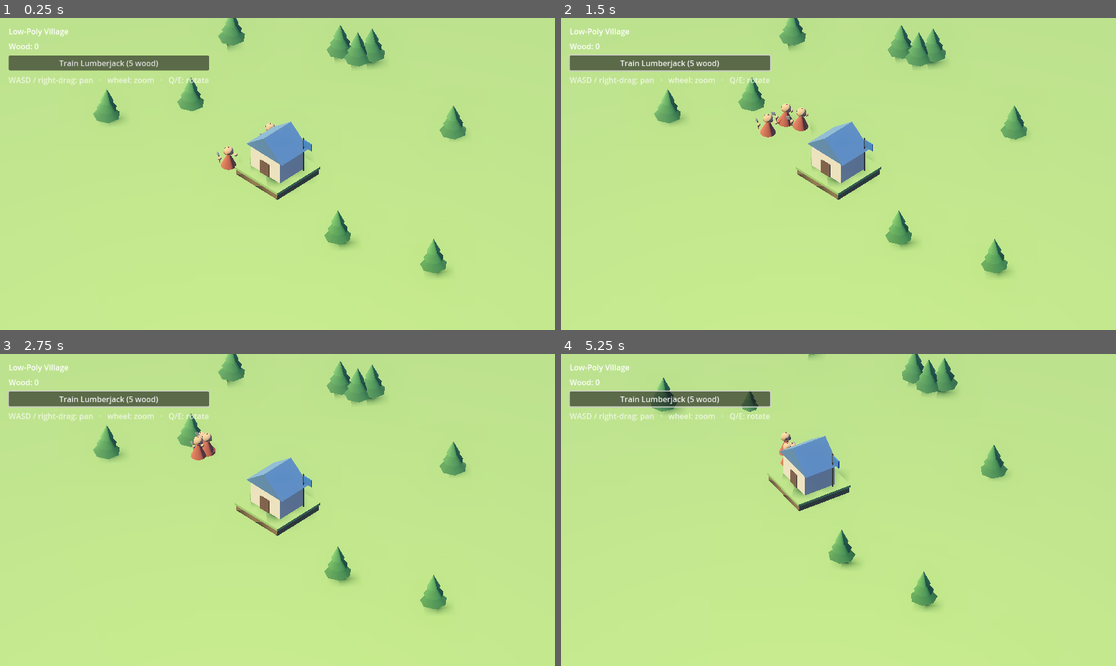
Above: before the commit, frames 1-4 (two rows, left to right).
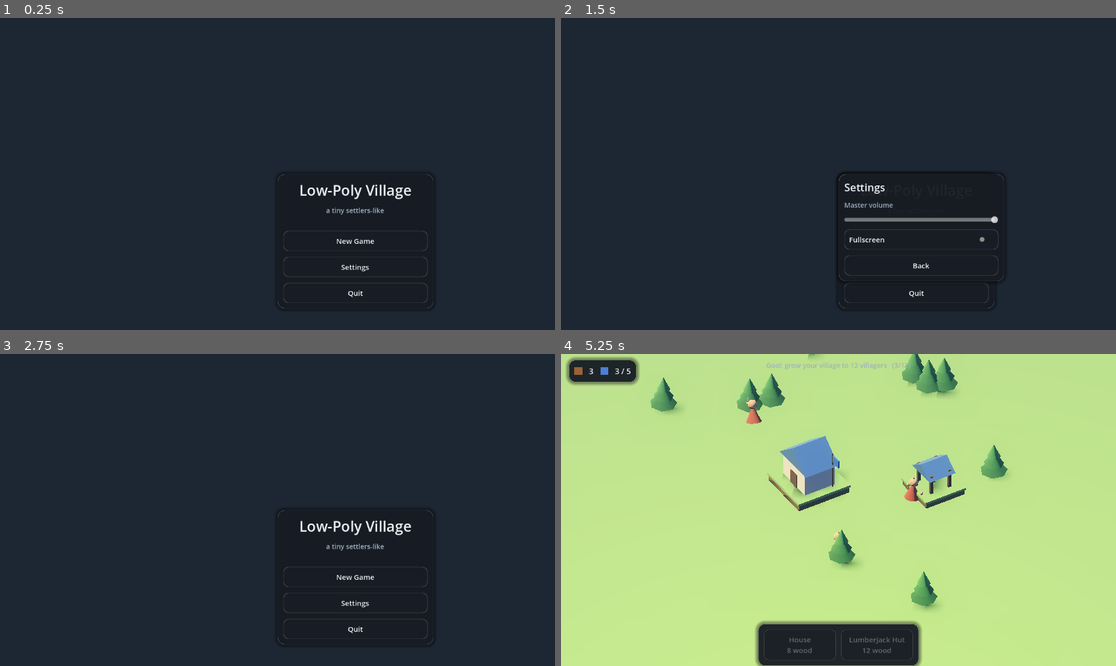
Above: after the commit, the same moments.

Repository: juliankrispel/0xmarkmaking
Game: Godot game, scene res://Title.tscn
Same seed, same stepped clock (60 frames per second), same inputs: the game is played once before the commit and once after it. Before the commit the project starts from res://Main.tscn.
Inputs (mouse positions are in pixels of both pictures, inside the frame that each line leads up to):
- Up to frame 1 (0.25 s): no input
- Up to frame 2 (1.5 s): click (672, 61) at 0.5 s, where only the run before the commit has a clickable "Train Lumberjack (5 wood)"; click (916, 267) at 1.25 s, where only the run after the commit has a clickable "Settings"
- Up to frame 3 (2.75 s): click (360, 600) at 2 s, where only the run after the commit has a clickable "Back"
- Up to frame 4 (5.25 s): click (916, 575) at 2.75 s, where only the run after the commit has a clickable "New Game"; click (799, 644) at 3.5 s, where only the run after the commit has a clickable "House 8 wood"; click (877, 644) at 4.25 s, where only the run after the commit has a clickable "Lumberjack Hut 12 wood"; move the mouse to (960, 494) at 5.02 s; hold D from 5.03 s (still down); hold Q from 5.03 s (still down); click (960, 494) at 5.17 s

The runs differ from the first frame. In frame 1, 100% of the frame differs, in the area x 0-100%, y 0-100%; in frame 2, 100%; in frame 3, 100%; in frame 4, 9.2%.

Commit message:
Add progression loop + themed menus (Title, HUD, build menu, pause)
Make the loop complete with a goal + build sink: Houses add housing, housing
lets you place Lumberjack Huts (each brings a worker), workers gather wood to
the Town Hall, and you spend wood to grow toward a target population. Adds
click-to-place building with a snap/ghost preview and validity checks.

UI: a shared palette-matched Theme (rounded slate panels, blue/green accents)
applied across a Title screen (New Game/Settings/Quit), an in-game HUD
(resource pills + goal + build-card bar), and a Pause overlay with Settings
(volume, fullscreen). GameState now tracks wood/population/housing/goal.

Untested in-sandbox (no Godot here); open game/ in Godot 4.x to run.

https://claude.ai/code/session_01FvgViXmj4tVT6TYXYLJtEX

Diff:
--- /dev/null
+++ b/game/Title.tscn
@@ -0,0 +1,8 @@
+[gd_scene load_steps=2 format=3 uid="uid://cv1lpv0title0"]
+
+[ext_resource type="Script" path="res://scripts/title.gd" id="1_title"]
+
+[node name="Title" type="Control"]
+layout_mode = 3
+anchors_preset = 15
+script = ExtResource("1_title")
--- a/game/project.godot
+++ b/game/project.godot
@@ -6,7 +6,7 @@
 [application]
 
 config/name="Low-Poly Village"
-run/main_scene="res://Main.tscn"
+run/main_scene="res://Title.tscn"
 config/features=PackedStringArray("4.3", "Forward Plus")
 
 [autoload]
--- /dev/null
+++ b/game/scripts/building.gd
@@ -0,0 +1,73 @@
+class_name Building
+extends RefCounted
+## Placeable building defs (cost in wood) + their low-poly visuals.
+
+const TYPES := {
+	"House": {
+		"cost": 8, "housing": 4, "worker": false, "footprint": 3.0,
+		"desc": "+4 housing",
+	},
+	"Lumberjack Hut": {
+		"cost": 12, "housing": 0, "worker": true, "needs_housing": 1, "footprint": 3.0,
+		"desc": "+1 lumberjack (needs housing)",
+	},
+}
+
+static func order() -> Array:
+	return ["House", "Lumberjack Hut"]
+
+static func make(type: String) -> Node3D:
+	match type:
+		"House":
+			return _house()
+		"Lumberjack Hut":
+			return _hut()
+	return Node3D.new()
+
+static func _plot(g: Node3D) -> void:
+	var base := BuildLib.box(2.6, 0.35, 2.6, Color("70512f"))
+	base.position.y = 0.175
+	g.add_child(base)
+	var grass := BuildLib.box(2.7, 0.14, 2.7, Color("83b056"))
+	grass.position.y = 0.4
+	g.add_child(grass)
+
+static func _house() -> Node3D:
+	var g := Node3D.new()
+	_plot(g)
+	var walls := BuildLib.box(1.7, 1.1, 1.4, Color("e7dabc"))
+	walls.position.y = 1.02
+	g.add_child(walls)
+	var roof := MeshInstance3D.new()
+	var pr := PrismMesh.new()
+	pr.size = Vector3(2.0, 0.9, 1.6)
+	pr.material = BuildLib.mat(Color("46699a"))
+	roof.mesh = pr
+	roof.position.y = 2.02
+	g.add_child(roof)
+	var door := BuildLib.box(0.5, 0.7, 0.1, Color("5e3a22"))
+	door.position = Vector3(0, 0.82, 0.71)
+	g.add_child(door)
+	return g
+
+static func _hut() -> Node3D:
+	var g := Node3D.new()
+	_plot(g)
+	for sx in [-1, 1]:
+		for sz in [-1, 1]:
+			var post := BuildLib.box(0.18, 1.3, 0.18, Color("5e3a22"))
+			post.position = Vector3(sx * 0.7, 1.05, sz * 0.6)
+			g.add_child(post)
+	var roof := MeshInstance3D.new()
+	var pr := PrismMesh.new()
+	pr.size = Vector3(1.95, 0.7, 1.75)
+	pr.material = BuildLib.mat(Color("46699a"))
+	roof.mesh = pr
+	roof.position.y = 1.85
+	g.add_child(roof)
+	for i in 2:
+		var logm := BuildLib.cyl(0.12, 0.12, 1.0, 8, Color("9a6336"))
+		logm.rotation.z = PI / 2.0
+		logm.position = Vector3(-0.5, 0.62 + i * 0.26, 0.0)
+		g.add_child(logm)
+	return g
--- a/game/scripts/game_state.gd
+++ b/game/scripts/game_state.gd
@@ -1,24 +1,45 @@
 extends Node
-## Single source of truth for the economy. Registered as the "GameState" autoload.
+## Single source of truth for the economy + progression. Autoload "GameState".
 
-signal resources_changed(resources: Dictionary)
+signal state_changed
+signal goal_reached
 
-var resources := {"wood": 0, "stone": 0}
+var wood := 15
+var population := 0     # active workers
+var housing := 5        # capacity (Town Hall base + Houses)
+var goal := 12          # target population to "win"
+var won := false
 
-func add(kind: String, amount: int) -> void:
-	resources[kind] = int(resources.get(kind, 0)) + amount
-	resources_changed.emit(resources)
+func add_wood(n: int) -> void:
+	wood += n
+	state_changed.emit()
 
-func can_afford(cost: Dictionary) -> bool:
-	for k in cost:
-		if int(resources.get(k, 0)) < int(cost[k]):
-			return false
+func can_afford(cost: int) -> bool:
+	return wood >= cost
+
+func spend(cost: int) -> bool:
+	if wood < cost:
+		return false
+	wood -= cost
+	state_changed.emit()
 	return true
 
-func spend(cost: Dictionary) -> bool:
-	if not can_afford(cost):
-		return false
-	for k in cost:
-		resources[k] = int(resources[k]) - int(cost[k])
-	resources_changed.emit(resources)
-	return true
+func add_housing(n: int) -> void:
+	housing += n
+	state_changed.emit()
+
+func add_population(n: int) -> void:
+	population += n
+	state_changed.emit()
+	if not won and population >= goal:
+		won = true
+		goal_reached.emit()
+
+func free_housing() -> int:
+	return housing - population
+
+func reset() -> void:
+	wood = 15
+	population = 0
+	housing = 5
+	won = false
--- a/game/scripts/main.gd
+++ b/game/scripts/main.gd
@@ -1,29 +1,50 @@
 extends Node3D
-## Builds the world in code: stylized environment, isometric camera, ground,
-## a starting Town Hall (the hub), trees, and the first workers. Wires the UI.
-
-const TRAIN_COST := {"wood": 5}
+## Gameplay scene (built in code): stylized world, isometric camera, HUD,
+## build menu with click-to-place, pause, and the grow-your-village goal loop.
 
 var cam_rig: Node3D
 var cam: Camera3D
 var units_root: Node3D
+var buildings_root: Node3D
 var home: Node3D
+
+# UI
+var hud_root: Control
 var wood_label: Label
+var pop_label: Label
+var goal_label: Label
+var banner: Label
+var _cards: Array = []
+
+# placement
+var _placing := ""
+var _ghost: MeshInstance3D
+var _ghost_mat: StandardMaterial3D
 
 func _ready() -> void:
 	randomize()
+	GameState.reset()
 	_setup_environment()
 	_setup_lights()
 	_setup_camera()
 	_setup_ground()
 	_setup_home()
-	_scatter_trees(9)
+	_scatter_trees(10)
 	units_root = Node3D.new()
 	units_root.name = "Units"
 	add_child(units_root)
-	for i in 3:
-		_spawn_worker()
-	_setup_ui()
+	buildings_root = Node3D.new()
+	buildings_root.name = "Buildings"
+	add_child(buildings_root)
+	for i in 2:
+		_spawn_worker(home.global_position + Vector3(randf_range(-2.6, 2.6), 0, randf_range(-2.6, 2.6)))
+	_setup_hud()
+	_setup_pause()
+	GameState.state_changed.connect(_refresh_hud)
+	GameState.goal_reached.connect(_on_goal)
+	_refresh_hud()
+
+# ---------- world ----------
 
 func _setup_environment() -> void:
 	var we := WorldEnvironment.new()
@@ -102,9 +123,9 @@
 	var pole := BuildLib.cyl(0.04, 0.04, 2.4, 6, Color("4a3320"))
 	pole.position = Vector3(1.3, 1.74, -0.8)
 	home.add_child(pole)
-	var banner := BuildLib.box(0.7, 0.5, 0.05, Color("2f63b8"))
-	banner.position = Vector3(1.65, 2.6, -0.8)
-	home.add_child(banner)
+	var banner_mesh := BuildLib.box(0.7, 0.5, 0.05, Color("2f63b8"))
+	banner_mesh.position = Vector3(1.65, 2.6, -0.8)
+	home.add_child(banner_mesh)
 
 func _scatter_trees(n: int) -> void:
 	var root := Node3D.new()
@@ -121,46 +142,174 @@
 		root.add_child(tree)
 		placed += 1
 
-func _spawn_worker() -> void:
+func _spawn_worker(pos: Vector3) -> void:
 	var w := Worker.new()
 	w.home = home
-	var ang := randf() * TAU
-	w.position = home.global_position + Vector3(cos(ang) * 2.6, 0, sin(ang) * 2.6)
+	w.position = pos
 	units_root.add_child(w)
-
-func _setup_ui() -> void:
+	GameState.add_population(1)
+
+# ---------- HUD ----------
+
+func _setup_hud() -> void:
 	var layer := CanvasLayer.new()
 	add_child(layer)
-	var panel := VBoxContainer.new()
-	panel.position = Vector2(18, 16)
-	panel.add_theme_constant_override("separation", 8)
-	layer.add_child(panel)
-	var title := Label.new()
-	title.text = "Low-Poly Village"
-	panel.add_child(title)
-	wood_label = Label.new()
-	panel.add_child(wood_label)
-	var btn := Button.new()
-	btn.text = "Train Lumberjack (5 wood)"
-	btn.pressed.connect(_on_train_pressed)
-	panel.add_child(btn)
-	var hint := Label.new()
-	hint.modulate = Color(1, 1, 1, 0.7)
-	hint.text = "WASD / right-drag: pan   ·   wheel: zoom   ·   Q/E: rotate"
-	panel.add_child(hint)
-	GameState.resources_changed.connect(_on_resources_changed)
-	_refresh_wood()
-
-func _on_train_pressed() -> void:
-	if GameState.spend(TRAIN_COST):
-		_spawn_worker()
-
-func _on_resources_changed(_r: Dictionary) -> void:
-	_refresh_wood()
-
-func _refresh_wood() -> void:
+	hud_root = Control.new()
+	hud_root.set_anchors_and_offsets_preset(Control.PRESET_FULL_RECT)
+	hud_root.mouse_filter = Control.MOUSE_FILTER_IGNORE
+	hud_root.theme = UI.make_theme()
+	layer.add_child(hud_root)
+
+	# top-left resource bar
+	var top := PanelContainer.new()
+	top.set_anchors_and_offsets_preset(Control.PRESET_TOP_LEFT)
+	top.position = Vector2(16, 12)
+	hud_root.add_child(top)
+	var hb := HBoxContainer.new()
+	hb.add_theme_constant_override("separation", 14)
+	top.add_child(hb)
+	hb.add_child(UI.icon(UI.WOOD))
+	wood_label = UI.label("0")
+	hb.add_child(wood_label)
+	hb.add_child(UI.icon(UI.POP))
+	pop_label = UI.label("0 / 0")
+	hb.add_child(pop_label)
+
+	# goal text, top-center
+	goal_label = UI.label("", 14, UI.MUTED)
+	goal_label.set_anchors_and_offsets_preset(Control.PRESET_TOP_WIDE)
+	goal_label.offset_top = 14
+	goal_label.offset_bottom = 40
+	goal_label.horizontal_alignment = HORIZONTAL_ALIGNMENT_CENTER
+	goal_label.mouse_filter = Control.MOUSE_FILTER_IGNORE
+	hud_root.add_child(goal_label)
+
+	# bottom-center build bar
+	var holder := HBoxContainer.new()
+	holder.set_anchors_and_offsets_preset(Control.PRESET_BOTTOM_WIDE)
+	holder.offset_top = -88
+	holder.offset_bottom = -16
+	holder.alignment = BoxContainer.ALIGNMENT_CENTER
+	holder.mouse_filter = Control.MOUSE_FILTER_IGNORE
+	hud_root.add_child(holder)
+	var build := PanelContainer.new()
+	holder.add_child(build)
+	var bb := HBoxContainer.new()
+	bb.add_theme_constant_override("separation", 10)
+	build.add_child(bb)
+	for type in Building.order():
+		var cfg: Dictionary = Building.TYPES[type]
+		var card := UI.button("%s\n%d wood" % [type, int(cfg.cost)])
+		card.custom_minimum_size = Vector2(150, 50)
+		card.tooltip_text = String(cfg.desc)
+		card.pressed.connect(_start_placing.bind(type))
+		bb.add_child(card)
+		_cards.append({"type": type, "button": card})
+
+	# win banner
+	banner = UI.label("", 26, UI.ACCENT2)
+	banner.set_anchors_and_offsets_preset(Control.PRESET_FULL_RECT)
+	banner.horizontal_alignment = HORIZONTAL_ALIGNMENT_CENTER
+	banner.vertical_alignment = VERTICAL_ALIGNMENT_CENTER
+	banner.mouse_filter = Control.MOUSE_FILTER_IGNORE
+	banner.visible = false
+	hud_root.add_child(banner)
+
+func _setup_pause() -> void:
+	var pl := CanvasLayer.new()
+	pl.set_script(load("res://scripts/pause.gd"))
+	add_child(pl)
+
+func _refresh_hud() -> void:
 	if wood_label != null:
-		wood_label.text = "Wood: %d" % int(GameState.resources.get("wood", 0))
+		wood_label.text = "%d" % GameState.wood
+	if pop_label != null:
+		pop_label.text = "%d / %d" % [GameState.population, GameState.housing]
+	if goal_label != null:
+		goal_label.text = "Goal: grow your village to %d villagers   (%d/%d)" % [GameState.goal, GameState.population, GameState.goal]
+	_update_cards()
+
+func _on_goal() -> void:
+	if banner != null:
+		banner.text = "Your village is thriving!"
+		banner.visible = true
+
+func _update_cards() -> void:
+	for c in _cards:
+		var cfg: Dictionary = Building.TYPES[c.type]
+		var afford := GameState.can_afford(int(cfg.cost))
+		var house_ok := int(cfg.get("needs_housing", 0)) <= GameState.free_housing()
+		c.button.disabled = not (afford and house_ok)
+		c.button.modulate = UI.ACCENT2.lightened(0.2) if c.type == _placing else Color(1, 1, 1)
+
+# ---------- placement ----------
+
+func _start_placing(type: String) -> void:
+	if _placing == type:
+		_cancel_placing()
+		return
+	_placing = type
+	if _ghost == null:
+		_ghost_mat = StandardMaterial3D.new()
+		_ghost_mat.transparency = BaseMaterial3D.TRANSPARENCY_ALPHA
+		_ghost_mat.albedo_color = Color(0.3, 1.0, 0.4, 0.4)
+		var bm := BoxMesh.new()
+		bm.size = Vector3(3, 0.25, 3)
+		bm.material = _ghost_mat
+		_ghost = MeshInstance3D.new()
+		_ghost.mesh = bm
+		add_child(_ghost)
+	_ghost.visible = true
+	_update_cards()
+
+func _cancel_placing() -> void:
+	_placing = ""
+	if _ghost != null:
+		_ghost.visible = false
+	_update_cards()
+
+func _ground_point() -> Vector3:
+	var m := get_viewport().get_mouse_position()
+	var o := cam.project_ray_origin(m)
+	var d := cam.project_ray_normal(m)
+	if absf(d.y) < 0.00001:
+		return Vector3.ZERO
+	var t := -o.y / d.y
+	var p := o + d * t
+	p.x = round(p.x / 2.0) * 2.0
+	p.z = round(p.z / 2.0) * 2.0
+	p.y = 0.0
+	return p
+
+func _can_place(type: String, pos: Vector3) -> bool:
+	var cfg: Dictionary = Building.TYPES[type]
+	if not GameState.can_afford(int(cfg.cost)):
+		return false
+	if int(cfg.get("needs_housing", 0)) > GameState.free_housing():
+		return false
+	if pos.distance_to(home.global_position) < 3.5:
+		return false
+	for b in buildings_root.get_children():
+		if pos.distance_to(b.global_position) < 2.5:
+			return false
+	return true
+
+func _try_place() -> void:
+	var p := _ground_point()
+	if not _can_place(_placing, p):
+		return
+	var cfg: Dictionary = Building.TYPES[_placing]
+	GameState.spend(int(cfg.cost))
+	var b := Building.make(_placing)
+	b.position = p
+	buildings_root.add_child(b)
+	if int(cfg.get("housing", 0)) > 0:
+		GameState.add_housing(int(cfg.housing))
+	if bool(cfg.get("worker", false)):
+		_spawn_worker(p + Vector3(0, 0, 1.6))
+	_cancel_placing()
+
+# ---------- input / camera ----------
 
 func _process(delta: float) -> void:
 	if cam_rig == null:
@@ -181,8 +330,21 @@
 		cam_rig.rotation.y += delta * 1.2
 	if Input.is_key_pressed(KEY_E):
 		cam_rig.rotation.y -= delta * 1.2
+	if _placing != "" and _ghost != null:
+		var p := _ground_point()
+		_ghost.position = p
+		_ghost_mat.albedo_color = Color(0.3, 1.0, 0.4, 0.4) if _can_place(_placing, p) else Color(1.0, 0.35, 0.35, 0.45)
 
 func _unhandled_input(event: InputEvent) -> void:
+	if _placing != "" and event is InputEventMouseButton and event.pressed:
+		if event.button_index == MOUSE_BUTTON_LEFT:
+			_try_place()
+			get_viewport().set_input_as_handled()
+			return
+		elif event.button_index == MOUSE_BUTTON_RIGHT:
+			_cancel_placing()
+			get_viewport().set_input_as_handled()
+			return
 	if event is InputEventMouseButton and event.pressed and cam != null:
 		if event.button_index == MOUSE_BUTTON_WHEEL_UP:
 			cam.size = maxf(8.0, cam.size - 2.0)
--- /dev/null
+++ b/game/scripts/pause.gd
@@ -0,0 +1,76 @@
+extends CanvasLayer
+## Pause overlay + settings. Runs while the tree is paused (PROCESS_MODE_ALWAYS).
+## Esc toggles pause; the game scene's nodes are PAUSABLE so they freeze.
+
+var _root: Control
+var _menu: PanelContainer
+var _settings: Control
+var _paused := false
+
+func _ready() -> void:
+	process_mode = Node.PROCESS_MODE_ALWAYS
+	layer = 10
+	_root = Control.new()
+	_root.set_anchors_and_offsets_preset(Control.PRESET_FULL_RECT)
+	_root.theme = UI.make_theme()
+	_root.visible = false
+	add_child(_root)
+
+	var dim := ColorRect.new()
+	dim.color = Color(0, 0, 0, 0.55)
+	dim.set_anchors_and_offsets_preset(Control.PRESET_FULL_RECT)
+	_root.add_child(dim)
+
+	_menu = PanelContainer.new()
+	_menu.set_anchors_and_offsets_preset(Control.PRESET_CENTER)
+	_root.add_child(_menu)
+	var box := VBoxContainer.new()
+	box.custom_minimum_size = Vector2(260, 0)
+	box.add_theme_constant_override("separation", 12)
+	_menu.add_child(box)
+	box.add_child(UI.label("Paused", 24))
+	var resume := UI.button("Resume")
+	resume.pressed.connect(_resume)
+	box.add_child(resume)
+	var settings := UI.button("Settings")
+	settings.pressed.connect(_open_settings)
+	box.add_child(settings)
+	var quit := UI.button("Quit to Title")
+	quit.pressed.connect(_quit_title)
+	box.add_child(quit)
+
+func _unhandled_input(event: InputEvent) -> void:
+	if event.is_action_pressed("ui_cancel"):
+		if _paused:
+			_resume()
+		else:
+			_pause()
+		get_viewport().set_input_as_handled()
+
+func _pause() -> void:
+	_paused = true
+	get_tree().paused = true
+	_root.visible = true
+
+func _resume() -> void:
+	_close_settings()
+	_paused = false
+	get_tree().paused = false
+	_root.visible = false
+
+func _open_settings() -> void:
+	if _settings != null:
+		return
+	_settings = UI.settings_panel(_close_settings)
+	_root.add_child(_settings)
+	_menu.visible = false
+
+func _close_settings() -> void:
+	if _settings != null:
+		_settings.queue_free()
+		_settings = null
+	_menu.visible = true
+
+func _quit_title() -> void:
+	get_tree().paused = false
+	get_tree().change_scene_to_file("res://Title.tscn")
--- /dev/null
+++ b/game/scripts/title.gd
@@ -0,0 +1,53 @@
+extends Control
+## Title / main menu, styled with the shared theme.
+
+var _settings: Control
+
+func _ready() -> void:
+	set_anchors_and_offsets_preset(Control.PRESET_FULL_RECT)
+	theme = UI.make_theme()
+
+	var bg := ColorRect.new()
+	bg.color = Color("1d2733")
+	bg.set_anchors_and_offsets_preset(Control.PRESET_FULL_RECT)
+	add_child(bg)
+
+	var panel := PanelContainer.new()
+	panel.set_anchors_and_offsets_preset(Control.PRESET_CENTER)
+	add_child(panel)
+	var box := VBoxContainer.new()
+	box.custom_minimum_size = Vector2(300, 0)
+	box.add_theme_constant_override("separation", 12)
+	panel.add_child(box)
+
+	var title := UI.label("Low-Poly Village", 30)
+	title.horizontal_alignment = HORIZONTAL_ALIGNMENT_CENTER
+	box.add_child(title)
+	var sub := UI.label("a tiny settlers-like", 14, UI.MUTED)
+	sub.horizontal_alignment = HORIZONTAL_ALIGNMENT_CENTER
+	box.add_child(sub)
+
+	var spacer := Control.new()
+	spacer.custom_minimum_size = Vector2(0, 8)
+	box.add_child(spacer)
+
+	var play := UI.button("New Game")
+	play.pressed.connect(func(): get_tree().change_scene_to_file("res://Main.tscn"))
+	box.add_child(play)
+	var settings := UI.button("Settings")
+	settings.pressed.connect(_open_settings)
+	box.add_child(settings)
+	var quit := UI.button("Quit")
+	quit.pressed.connect(func(): get_tree().quit())
+	box.add_child(quit)
+
+func _open_settings() -> void:
+	if _settings != null:
+		return
+	_settings = UI.settings_panel(_close_settings)
+	add_child(_settings)
+
+func _close_settings() -> void:
+	if _settings != null:
+		_settings.queue_free()
+		_settings = null
--- /dev/null
+++ b/game/scripts/ui.gd
@@ -0,0 +1,93 @@
+class_name UI
+extends RefCounted
+## Shared, palette-matched UI: a Theme builder plus a few widget helpers.
+
+const INK := Color("eef2f6")
+const MUTED := Color("9fb0c0")
+const PANEL := Color(0.094, 0.114, 0.145, 0.92)
+const ACCENT := Color("4d7fd6")
+const ACCENT2 := Color("5aa469")
+const WOOD := Color("9a6336")
+const POP := Color("4d7fd6")
+
+static func _sb(bg: Color, radius: int, border: Color, bw: int, margin: int) -> StyleBoxFlat:
+	var sb := StyleBoxFlat.new()
+	sb.bg_color = bg
+	sb.set_corner_radius_all(radius)
+	sb.set_border_width_all(bw)
+	sb.border_color = border
+	sb.set_content_margin_all(margin)
+	return sb
+
+static func make_theme() -> Theme:
+	var t := Theme.new()
+	t.set_color("font_color", "Label", INK)
+	t.set_font_size("font_size", "Label", 16)
+
+	t.set_stylebox("normal", "Button", _sb(PANEL, 10, Color(1, 1, 1, 0.12), 1, 10))
+	t.set_stylebox("hover", "Button", _sb(Color("223044"), 10, Color(1, 1, 1, 0.30), 1, 10))
+	t.set_stylebox("pressed", "Button", _sb(ACCENT, 10, ACCENT, 1, 10))
+	t.set_stylebox("disabled", "Button", _sb(Color(0.094, 0.114, 0.145, 0.5), 10, Color(1, 1, 1, 0.06), 1, 10))
+	t.set_stylebox("focus", "Button", _sb(Color(0, 0, 0, 0), 10, Color(0, 0, 0, 0), 0, 10))
+	t.set_color("font_color", "Button", INK)
+	t.set_color("font_hover_color", "Button", Color(1, 1, 1))
+	t.set_color("font_pressed_color", "Button", Color(1, 1, 1))
+	t.set_color("font_disabled_color", "Button", Color(1, 1, 1, 0.32))
+	t.set_font_size("font_size", "Button", 15)
+
+	var panel_sb := _sb(PANEL, 14, Color(1, 1, 1, 0.10), 1, 12)
+	panel_sb.shadow_size = 8
+	panel_sb.shadow_color = Color(0, 0, 0, 0.45)
+	t.set_stylebox("panel", "PanelContainer", panel_sb)
+	t.set_stylebox("panel", "Panel", panel_sb)
+	return t
+
+static func label(text: String, size := 16, color := INK) -> Label:
+	var l := Label.new()
+	l.text = text
+	l.add_theme_font_size_override("font_size", size)
+	l.add_theme_color_override("font_color", color)
+	return l
+
+static func button(text: String) -> Button:
+	var b := Button.new()
+	b.text = text
+	return b
+
+static func icon(color: Color, size := 16.0) -> ColorRect:
+	var r := ColorRect.new()
+	r.color = color
+	r.custom_minimum_size = Vector2(size, size)
+	r.size_flags_vertical = Control.SIZE_SHRINK_CENTER
+	return r
+
+## A self-contained settings panel. `on_back` is called when Back is pressed.
+static func settings_panel(on_back: Callable) -> Control:
+	var wrap := PanelContainer.new()
+	wrap.set_anchors_and_offsets_preset(Control.PRESET_CENTER)
+	var box := VBoxContainer.new()
+	box.custom_minimum_size = Vector2(320, 0)
+	box.add_theme_constant_override("separation", 12)
+	wrap.add_child(box)
+
+	box.add_child(label("Settings", 22))
+
+	box.add_child(label("Master volume", 14, MUTED))
+	var vol := HSlider.new()
+	vol.min_value = 0.0
+	vol.max_value = 1.0
+	vol.step = 0.01
+	vol.value = db_to_linear(AudioServer.get_bus_volume_db(0))
+	vol.value_changed.connect(func(v): AudioServer.set_bus_volume_db(0, linear_to_db(maxf(0.0001, v))))
+	box.add_child(vol)
+
+	var full := CheckButton.new()
+	full.text = "Fullscreen"
+	full.button_pressed = DisplayServer.window_get_mode() == DisplayServer.WINDOW_MODE_FULLSCREEN
+	full.toggled.connect(func(on): DisplayServer.window_set_mode(DisplayServer.WINDOW_MODE_FULLSCREEN if on else DisplayServer.WINDOW_MODE_WINDOWED))
+	box.add_child(full)
+
+	var back := button("Back")
+	back.pressed.connect(on_back)
+	box.add_child(back)
+	return wrap
--- a/game/scripts/worker.gd
+++ b/game/scripts/worker.gd
@@ -101,7 +101,7 @@
 			_deliver_t -= delta
 			if _deliver_t <= 0.0:
 				if _carrying:
-					GameState.add("wood", 1)
+					GameState.add_wood(1)
 					_carrying = false
 				_state = St.SEEK
 	_pose()
